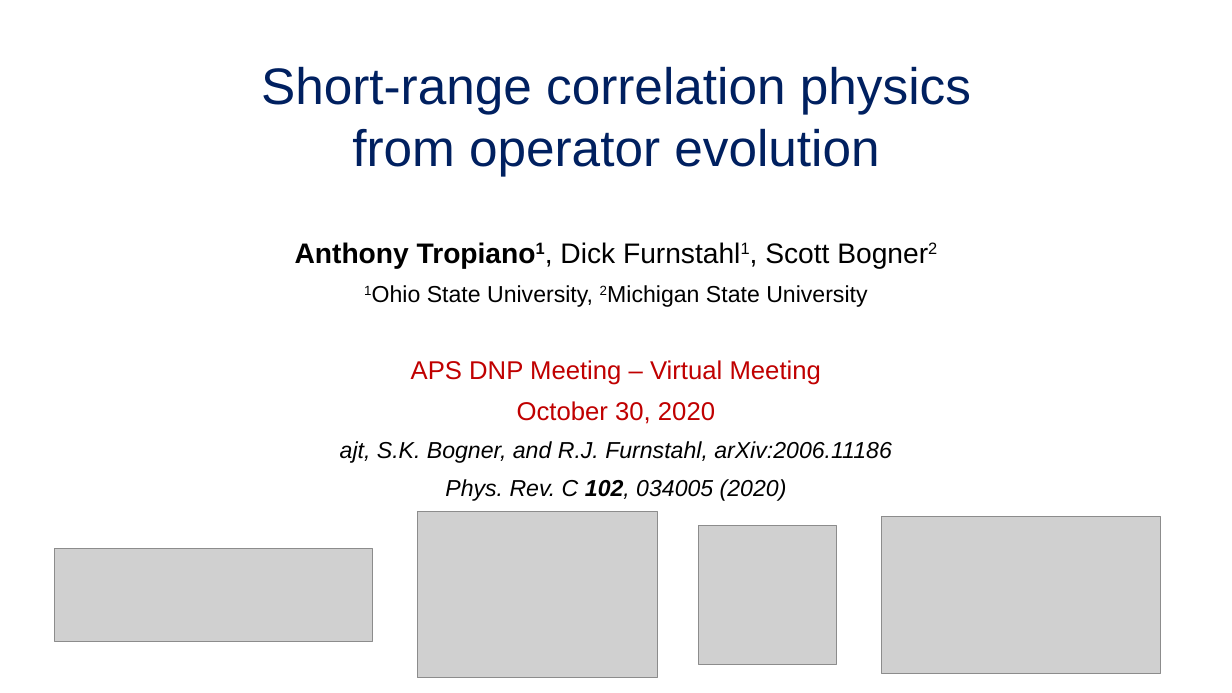
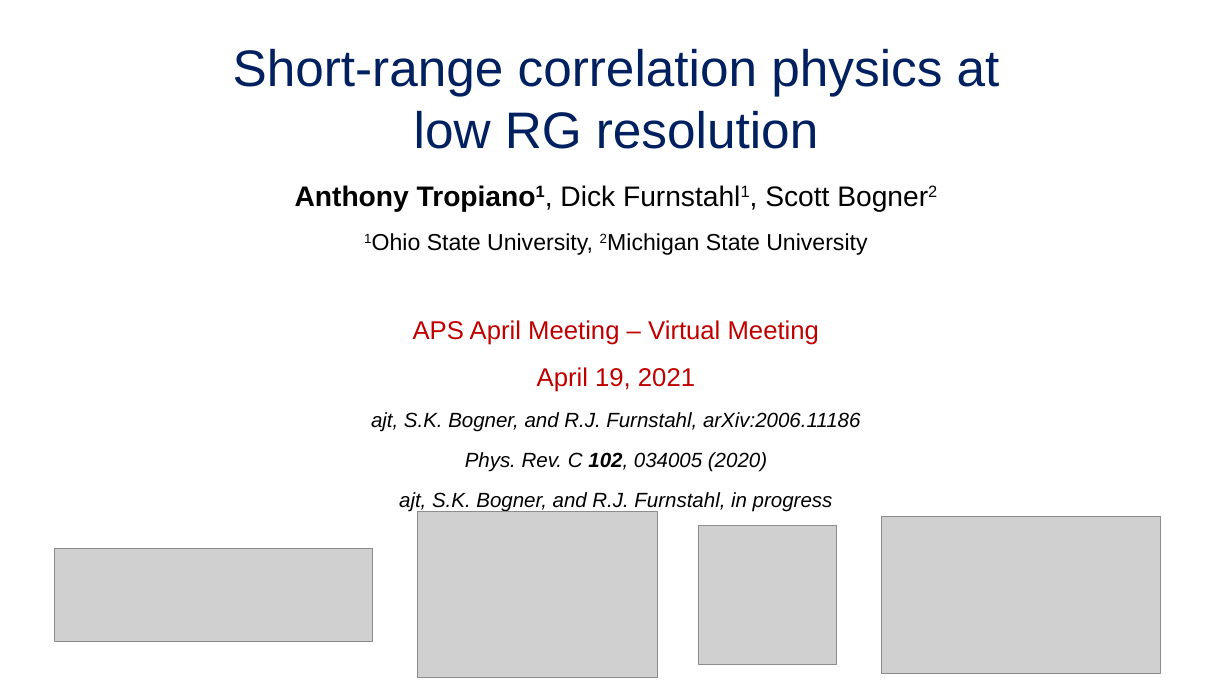
Before and after one commit to tropiano4/tropiano-srg, a slide deck: slide 1 of Presentations/APS_April2021/tropiano_aps_april2021.pptx. Drawn at 1232x693 pixels with LibreOffice and Linux fonts; fonts in the diff are those of the drawing; grey boxes stand for pictures. Boxes give left, top, right and bottom in pixels: in the first picture for what was removed or moved away, otherwise in the second. Text is boxed around its words. In the diff, an @@ line names an element or a change of style, - is before the commit and + after.

```diff
--- a/Presentations/APS_April2021/tropiano_aps_april2021.pptx
+++ b/Presentations/APS_April2021/tropiano_aps_april2021.pptx
@@ title at [233, 48, 1000, 149]: text changed @@
-Short-range correlation physics from operator evolution
+Short-range correlation physics at low RG resolution
@@ subtitle "Anthony Tropiano1, Dick Furnstahl1, Scott ...": place and size @@
-subtitle "Anthony Tropiano1, Dick Furnstahl1, Scott ..." at [295, 242, 892, 501]
+subtitle "Anthony Tropiano1, Dick Furnstahl1, Scott ..." at [295, 185, 867, 512]
@@ subtitle at [295, 185, 867, 472]: size 18 to 16 pt in "ajt, S.K. Bogner, and R.J. Furnstahl, arXiv:2006.11186", "Phys. Rev. C 102, 034005 (2020)"; line spacing 0.9 to 1.1 @@
@@ subtitle at [413, 320, 819, 392]: text changed @@
-APS DNP Meeting – Virtual Meeting
-October 30, 2020
+APS April Meeting – Virtual Meeting
+April 19, 2021
@@ subtitle at [399, 492, 833, 512]: paragraph added @@
+ajt, S.K. Bogner, and R.J. Furnstahl, in progress
```
Also in this commit, not shown: 16 slides added, 3 slides removed, 15 other files.
